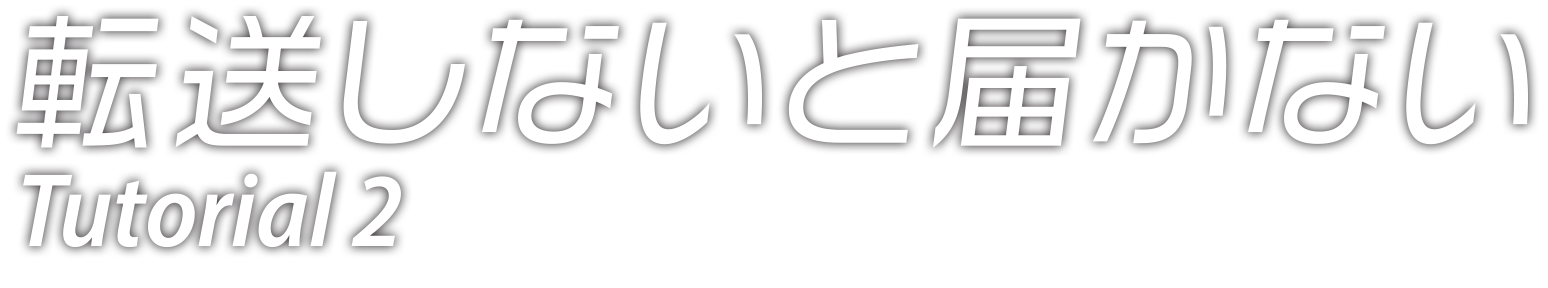
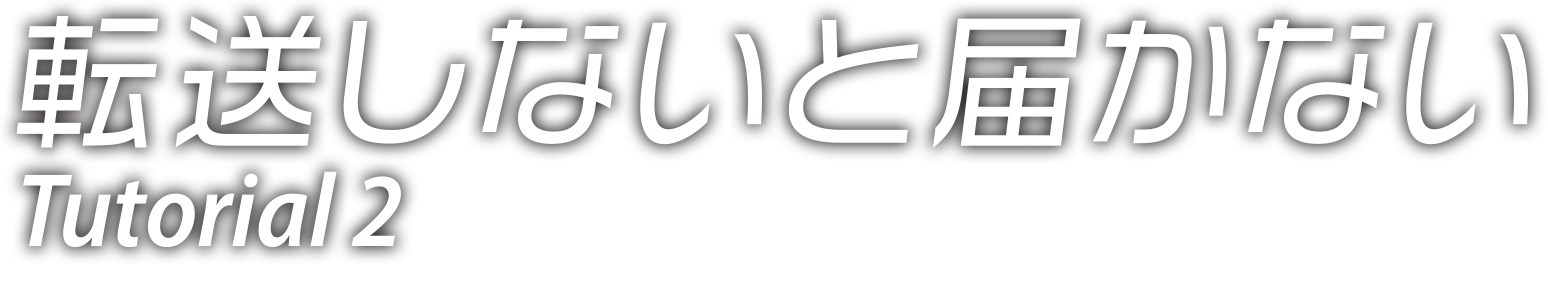
Layered file, before and after one edit (1548 x 288). Changes by layer:
pixels changed over [0,0,1545,264] (layer not identified)
